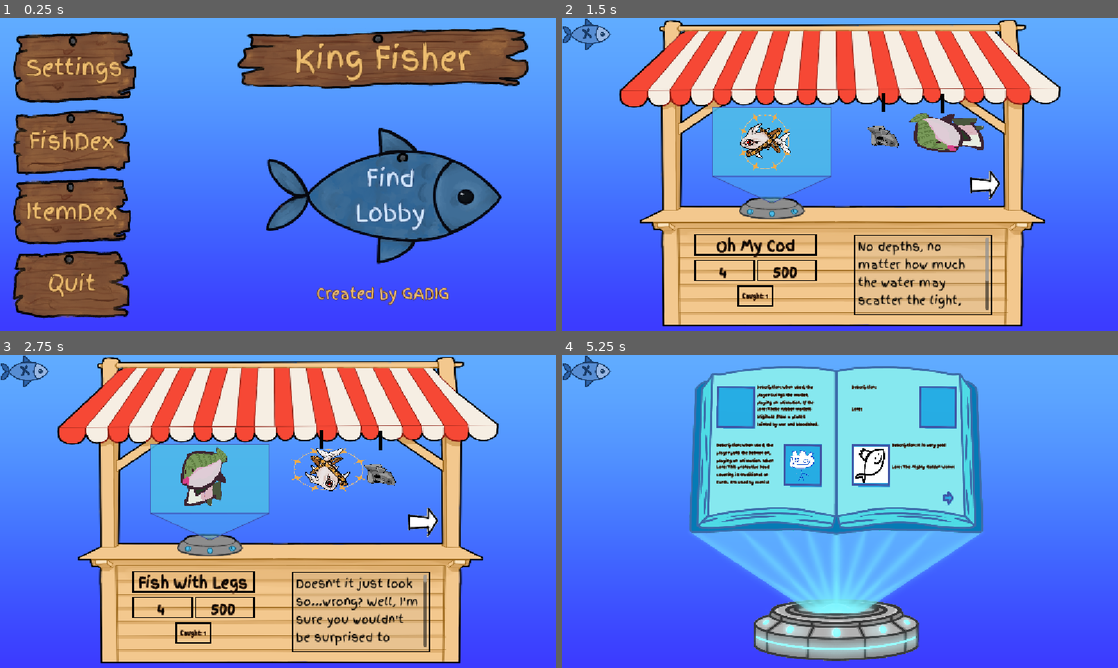
Above: before the commit, frames 1-4 (two rows, left to right).
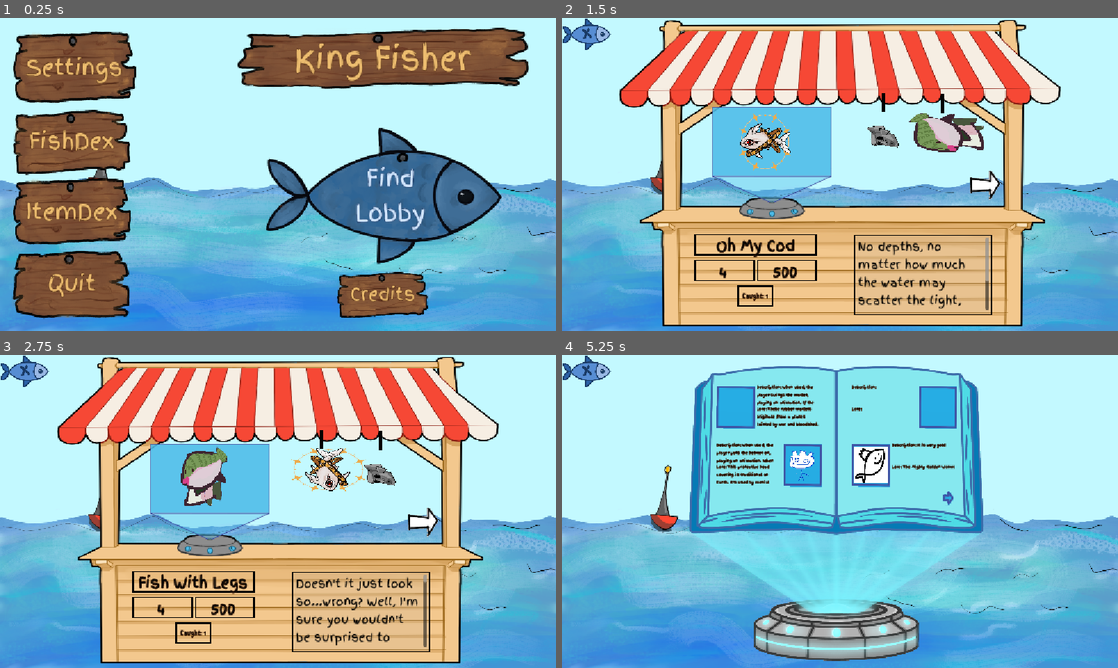
Above: after the commit, the same moments.

Repository: gmuGADIG/King-Fisher
Game: Godot game, scene res://ui/main_menu/main_menu.tscn
The game is run twice, just before and just after one commit, with the same random seed, the same clock (stepped at 60 frames per second) and the same inputs. The engine's default icon, where the game draws it, is replaced by a stand-in: a white triangle on a blue panel in a dark square. Sound files missing from this copy of the repository are replaced by a short silence.
Inputs (mouse positions are in pixels of both pictures, inside the frame that each line leads up to):
- Up to frame 1 (0.25 s): no input
- Up to frame 2 (1.5 s): click (945, 293) at 0.5 s, where only the run after the commit has a clickable "Credits"; click "FishDex" at 1.25 s
- Up to frame 3 (2.75 s): click (383, 467) at 2.02 s
- Up to frame 4 (5.25 s): click (984, 520) at 2.75 s; click (884, 505) at 3.5 s; click (584, 370) at 4.25 s; click "ItemDex" at 5 s

The runs differ from the first frame. In frame 1, 67% of the frame differs, in the area x 0-100%, y 0-100%; in frame 2, 47%; in frame 3, 48%; in frame 4, 67%.

Commit message:
Falling text prototype

Diff:
--- /dev/null
+++ b/ui/credits/credits.gd
@@ -0,0 +1,41 @@
+extends Node2D
+
+
+@export var letter_rigidbody_packed : PackedScene
+
+@export var random_angular : float
+@export var random_linear : Vector2
+
+# Called when the node enters the scene tree for the first time.
+func _ready() -> void:
+	$CreditsAnimation.play("credits")
+	await get_tree().create_timer(1.0).timeout
+	text_to_rigidbody($Guy,$Guy/Label)
+
+
+func text_to_rigidbody(guy : Node2D, label : Label) -> void:
+	assert(label.get_parent() == guy, "invalid pairing")
+
+	var text : String = label.text
+	var font_size : float = label.get_theme_font_size("font_size")
+	print(font_size)
+	for i in text.length():
+		var letter : String = text[i]
+		if letter == " ":
+			continue
+
+		var pos : float = font_size*0.54*(i+0.5)
+		var new_rigid : LetterRigid = letter_rigidbody_packed.instantiate()
+		new_rigid.position = Vector2(guy.position.x+pos,guy.position.y)
+		new_rigid.letter.text = text[i]
+		new_rigid.letter.add_theme_font_size_override("font_size",font_size)
+		add_child(new_rigid)
+
+		##Random Force
+		new_rigid.linear_velocity.y = randf_range(-random_linear.y,random_linear.y)
+		new_rigid.linear_velocity.x = randf_range(-random_linear.x,random_linear.x)
+
+		new_rigid.angular_velocity = randf_range(-random_angular,random_angular)
+		#new_rigid.apply_torque_impulse(500)
+
+	guy.queue_free()
--- /dev/null
+++ b/ui/credits/credits.tscn
@@ -0,0 +1,82 @@
+[gd_scene format=3 uid="uid://ctgre567eb6fp"]
+
+[ext_resource type="Script" uid="uid://dt4ctryx0tnjv" path="res://ui/credits/credits.gd" id="2_2n5wy"]
+[ext_resource type="PackedScene" uid="uid://dx6rmy7tmc1w7" path="res://ui/credits/letter_rigidbody.tscn" id="2_sunqn"]
+[ext_resource type="Texture2D" uid="uid://cgmnrkikdntxe" path="res://ui/main_menu/water.png" id="3_nnsry"]
+[ext_resource type="Texture2D" uid="uid://b6n11x0s76aku" path="res://ui/main_menu/water_mask.png" id="3_rqgi2"]
+[ext_resource type="Theme" uid="uid://dh53sqaw2xh6v" path="res://ui/themes/share_tech_mono.tres" id="4_rqgi2"]
+
+[sub_resource type="Animation" id="Animation_ydyd3"]
+length = 0.001
+
+[sub_resource type="Animation" id="Animation_2n5wy"]
+resource_name = "credits"
+length = 30.0
+step = 30.0
+
+[sub_resource type="AnimationLibrary" id="AnimationLibrary_nnsry"]
+_data = {
+&"RESET": SubResource("Animation_ydyd3"),
+&"credits": SubResource("Animation_2n5wy")
+}
+
+[sub_resource type="RectangleShape2D" id="RectangleShape2D_nnsry"]
+size = Vector2(1584, 352)
+
+[node name="Credits" type="Node2D" unique_id=1309332414]
+script = ExtResource("2_2n5wy")
+letter_rigidbody_packed = ExtResource("2_sunqn")
+random_angular = 2.5
+random_linear = Vector2(10, 50)
+
+[node name="ScrollingWater" type="Parallax2D" parent="." unique_id=306376776]
+repeat_size = Vector2(1906, 0)
+autoscroll = Vector2(75, 0)
+ignore_camera_scroll = true
+
+[node name="Sprite2D" type="Sprite2D" parent="ScrollingWater" unique_id=1509121098]
+texture = ExtResource("3_nnsry")
+
+[node name="Sprite2D2" type="Sprite2D" parent="ScrollingWater" unique_id=92459457]
+self_modulate = Color(1, 1, 1, 0.5294118)
+z_index = 5
+texture = ExtResource("3_rqgi2")
+
+[node name="CreditsAnimation" type="AnimationPlayer" parent="." unique_id=440540596]
+libraries/ = SubResource("AnimationLibrary_nnsry")
+
+[node name="Area2D" type="Area2D" parent="." unique_id=1791435739]
+position = Vector2(0, 272)
+gravity_space_override = 1
+gravity_point_center = Vector2(1, 0)
+gravity_direction = Vector2(1, 0)
+gravity = 800.0
+linear_damp_space_override = 1
+linear_damp = 10.0
+
+[node name="CollisionShape2D" type="CollisionShape2D" parent="Area2D" unique_id=631088147]
+shape = SubResource("RectangleShape2D_nnsry")
+
+[node name="TextureRect" type="TextureRect" parent="." unique_id=676974155]
+visible = false
+self_modulate = Color(1, 1, 1, 0.5882353)
+offset_right = 40.0
+offset_bottom = 40.0
+texture = ExtResource("3_nnsry")
+
+[node name="Camera2D" type="Camera2D" parent="." unique_id=1757121054]
+zoom = Vector2(0.755, 0.755)
+
+[node name="Guy" type="Node2D" parent="." unique_id=204027427]
+position = Vector2(-104, -168)
+
+[node name="Label" type="Label" parent="Guy" unique_id=1684179304]
+offset_top = -40.0
+offset_right = 233.0
+offset_bottom = 42.0
+theme = ExtResource("4_rqgi2")
+theme_override_colors/font_outline_color = Color(0, 0, 0, 1)
+theme_override_constants/outline_size = 8
+theme_override_font_sizes/font_size = 53
+text = "Credits"
+vertical_alignment = 1
--- /dev/null
+++ b/ui/credits/letter_rigidbody.gd
@@ -0,0 +1,4 @@
+class_name LetterRigid
+extends RigidBody2D
+
+@export var letter : Label
--- /dev/null
+++ b/ui/credits/letter_rigidbody.tscn
@@ -0,0 +1,33 @@
+[gd_scene format=3 uid="uid://dx6rmy7tmc1w7"]
+
+[ext_resource type="Theme" uid="uid://dh53sqaw2xh6v" path="res://ui/themes/share_tech_mono.tres" id="1_8q2nh"]
+[ext_resource type="Script" uid="uid://g8dnqaww802f" path="res://ui/credits/letter_rigidbody.gd" id="1_jsc28"]
+
+[sub_resource type="CircleShape2D" id="CircleShape2D_cekt1"]
+radius = 3.0
+
+[node name="LetterRigidbody" type="RigidBody2D" unique_id=734642876 node_paths=PackedStringArray("letter")]
+script = ExtResource("1_jsc28")
+letter = NodePath("Label")
+
+[node name="CollisionShape2D" type="CollisionShape2D" parent="." unique_id=413427714]
+shape = SubResource("CircleShape2D_cekt1")
+
+[node name="Label" type="Label" parent="." unique_id=1551495586]
+anchors_preset = 8
+anchor_left = 0.5
+anchor_top = 0.5
+anchor_right = 0.5
+anchor_bottom = 0.5
+offset_left = -20.0
+offset_top = -11.5
+offset_right = 20.0
+offset_bottom = 11.5
+grow_horizontal = 2
+grow_vertical = 2
+theme = ExtResource("1_8q2nh")
+theme_override_colors/font_outline_color = Color(0, 0, 0, 1)
+theme_override_constants/outline_size = 8
+text = "T"
+horizontal_alignment = 1
+vertical_alignment = 1
--- a/ui/main_menu/main_menu.tscn
+++ b/ui/main_menu/main_menu.tscn
@@ -1,7 +1,7 @@
 [gd_scene format=3 uid="uid://buov3yp7bnbcr"]
 
 [ext_resource type="Script" uid="uid://m8ni6fp80eqq" path="res://ui/main_menu/main_menu.gd" id="1_ctg6d"]
-[ext_resource type="Texture2D" uid="uid://ho7b7tdmq0o7" path="res://ui/main_menu/main_menu_background_texture.tres" id="1_tf5ef"]
+[ext_resource type="Texture2D" uid="uid://bkp5381ci0wco" path="res://ui/main_menu/pier_empty.png" id="1_tf5ef"]
 [ext_resource type="PackedScene" uid="uid://n6fltg0vkvl" path="res://ui/options/options_menu.tscn" id="2_3c04x"]
 [ext_resource type="PackedScene" uid="uid://dih1wbmgk3wkg" path="res://ui/lobby_browser/lobby_browser.tscn" id="2_i5wg5"]
 [ext_resource type="Resource" uid="uid://bqu88uxbyg1y4" path="res://sound/music/song_files/settings_erina.tres" id="2_u2jyo"]
@@ -53,6 +53,7 @@
 grow_horizontal = 2
 grow_vertical = 2
 theme = ExtResource("10_tf5ef")
+metadata/_edit_use_anchors_ = true
 
 [node name="Background" type="TextureRect" parent="MainMenuContainer" unique_id=277350682]
 visible = false
@@ -145,12 +146,11 @@
 text = "  Find
   Lobby"
 
-[node name="CreatedByGadig" type="Label" parent="MainMenuContainer/RightSide" unique_id=1155163912]
+[node name="CreatedByGadig" type="Button" parent="MainMenuContainer/RightSide" unique_id=1018702588]
 custom_minimum_size = Vector2(0, 100)
 layout_mode = 2
-text = "Created by GADIG"
-horizontal_alignment = 1
-vertical_alignment = 1
+size_flags_horizontal = 4
+text = "Credits"
 
 [node name="PlaySongForScene" parent="." unique_id=1137292663 instance=ExtResource("14_qao3l")]
 song = ExtResource("15_lknku")
Not shown, added: ui/credits/credits.gd.uid
Not shown, added: ui/credits/letter_rigidbody.gd.uid
Binary file changed: ui/main_menu/pier_empty.png
Binary file added: ui/main_menu/water.png
Not shown, added: ui/main_menu/water.png.import
Binary file added: ui/main_menu/water_mask.png
Not shown, added: ui/main_menu/water_mask.png.import
Binary file added: ui/themes/fonts/MetrofuturaTallRoundedLogo-pgW7a.otf
Not shown, added: ui/themes/fonts/MetrofuturaTallRoundedLogo-pgW7a.otf.import
